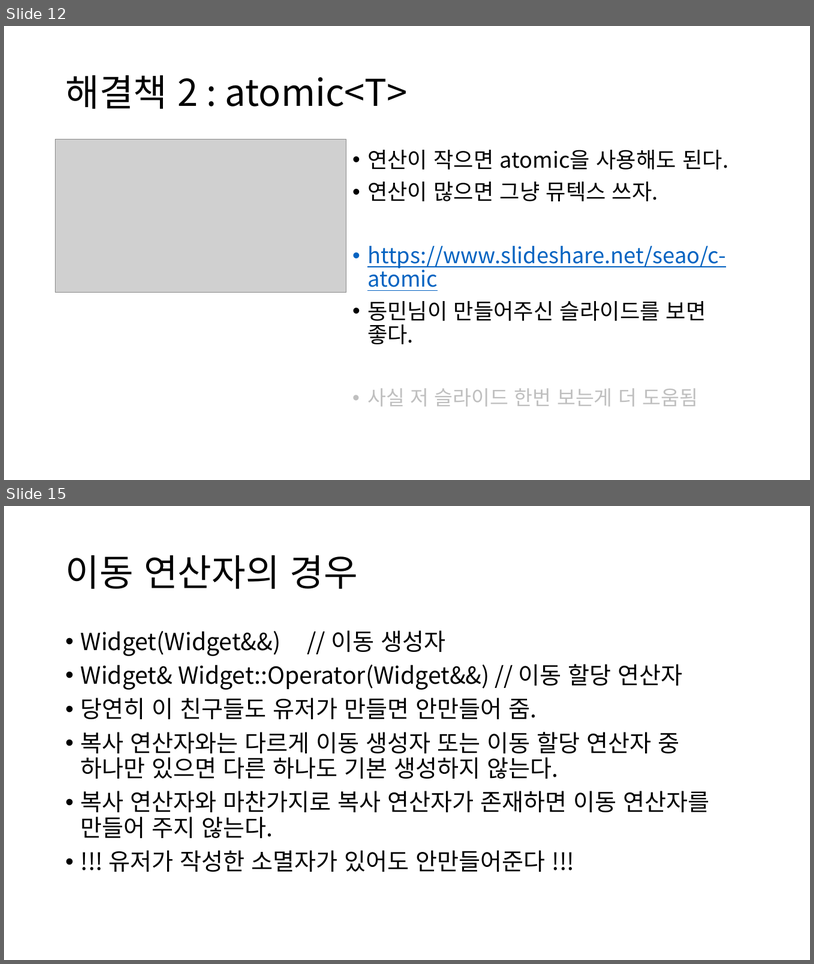
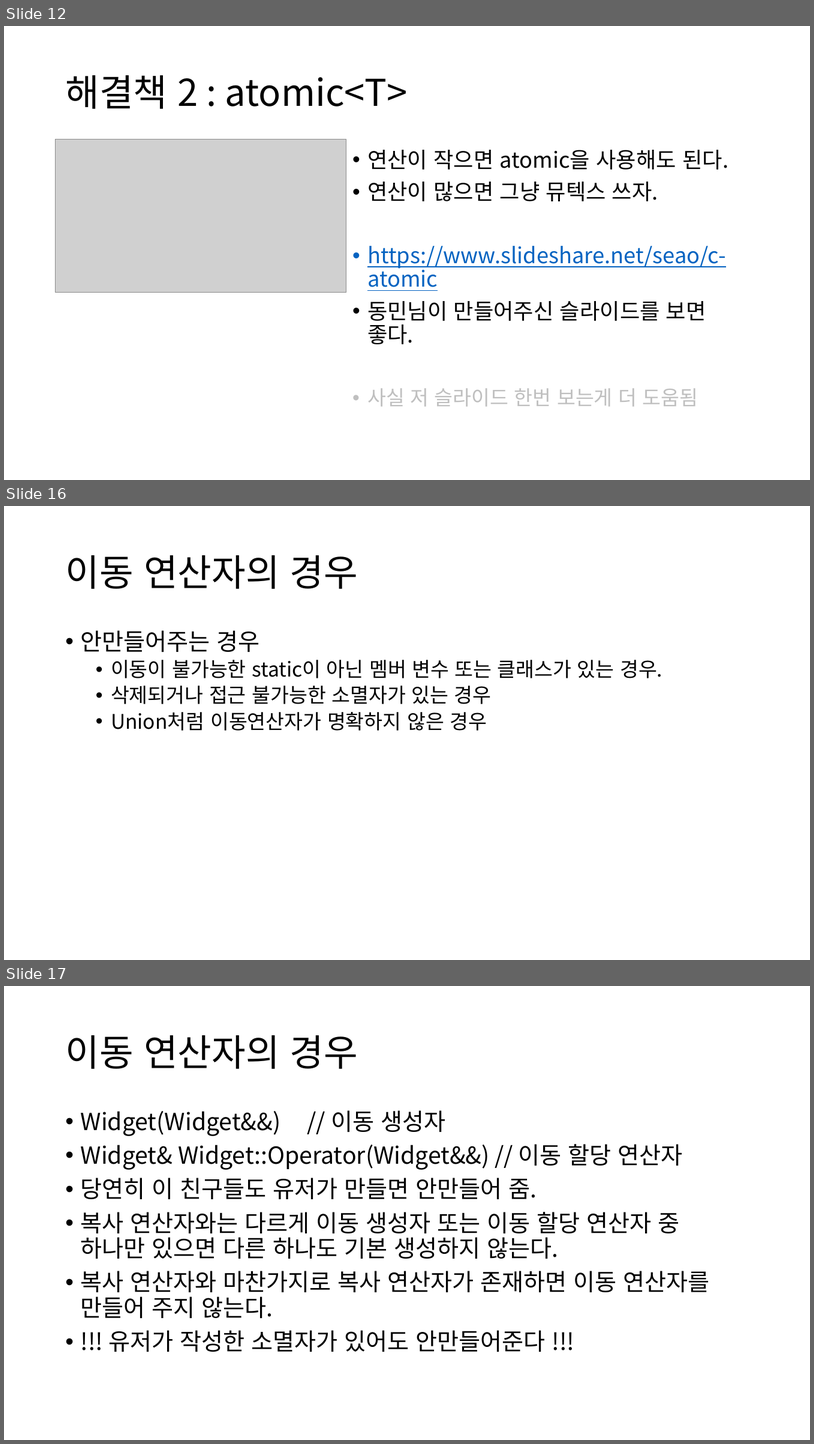
Before and after one commit to OptimizationStudy/Repo2018, a slide deck: PPT/ModernCppStudy_5_(8,16,17).pptx. Shown one above the other, each under a label of ours: slides 12 and 15 before the commit, slides 12, 16 and 17 after it; the slides between them are not shown. The pictures are 814x964 and 814x1444 pixels, drawn with LibreOffice and Linux fonts; fonts in the diff are those of the drawing; grey boxes stand for pictures. Boxes give left, top, right and bottom in pixels: in the first picture for what was removed or moved away, otherwise in the second. Text is boxed around its words. In the diff, an @@ line names an element or a change of style, - is before the commit and + after.

```diff
--- a/PPT/ModernCppStudy_5_(8,16,17).pptx
+++ b/PPT/ModernCppStudy_5_(8,16,17).pptx
@@ slide 16 added at box(4, 506, 810, 960), background #FFFFFF @@
@@ title added at box(65, 555, 358, 589), 44 pt, text #000000 @@
+이동 연산자의 경우
@@ text added at box(81, 630, 663, 730), 24 pt, text #000000 @@
+• 안만들어주는 경우
+  • 이동이 불가능한 static이 아닌 멤버 변수 또는 클래스가 있는 경우.
+  • 삭제되거나 접근 불가능한 소멸자가 있는 경우
+  • Union처럼 이동연산자가 명확하지 않은 경우
@@ what was slide 15 is now slide 17 @@
```
Also in this commit, not shown: 2 slides changed, 2 other slides added.
